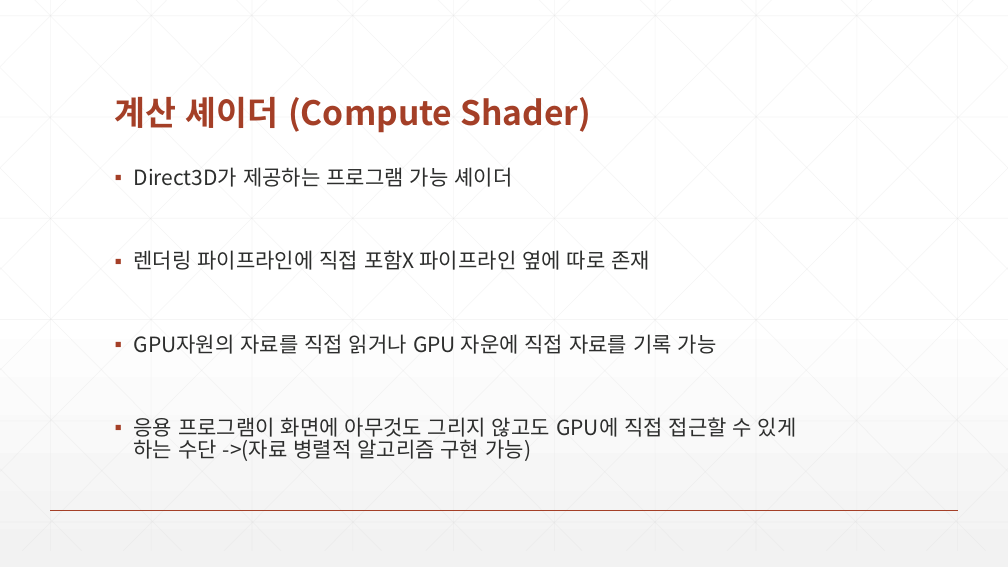
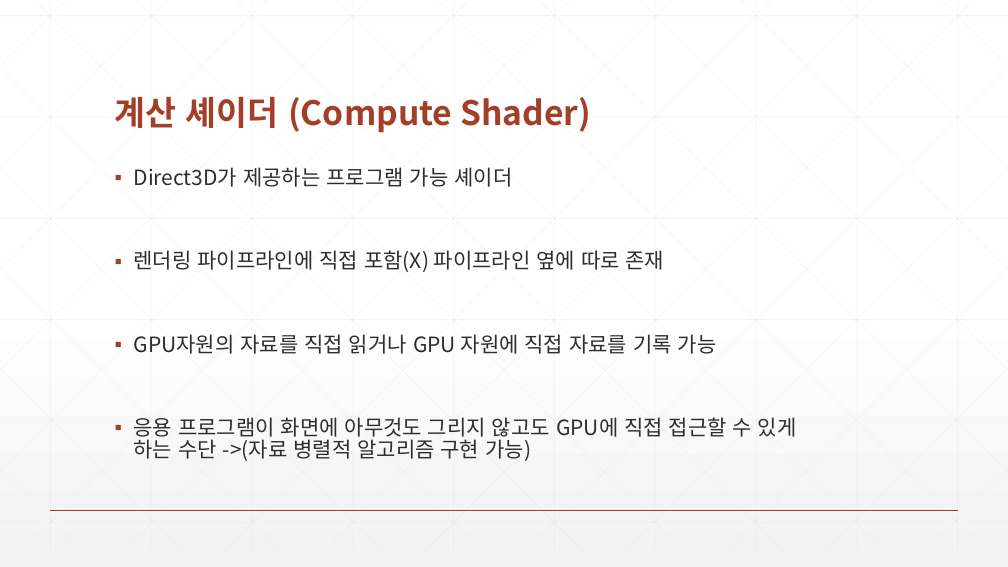
Before and after one commit to earthboom/CodingStudy, a slide deck: slide 3 of Common/Chapter13 CS.pptx. Drawn at 1008x567 pixels with LibreOffice and Linux fonts; fonts in the diff are those of the drawing. Boxes give left, top, right and bottom in pixels: in the first picture for what was removed or moved away, otherwise in the second. Text is boxed around its words. In the diff, an @@ line names an element or a change of style, - is before the commit and + after.

```diff
--- a/Common/Chapter13 CS.pptx
+++ b/Common/Chapter13 CS.pptx
@@ text at <box>134,250,717,354</box>: text changed @@
-▪ 렌더링 파이프라인에 직접 포함X 파이프라인 옆에 따로 존재
-▪ GPU자원의 자료를 직접 읽거나 GPU 자운에 직접 자료를 기록 가능
+▪ 렌더링 파이프라인에 직접 포함(X) 파이프라인 옆에 따로 존재
+▪ GPU자원의 자료를 직접 읽거나 GPU 자원에 직접 자료를 기록 가능
```
Also in this commit, not shown: 4 other files.
